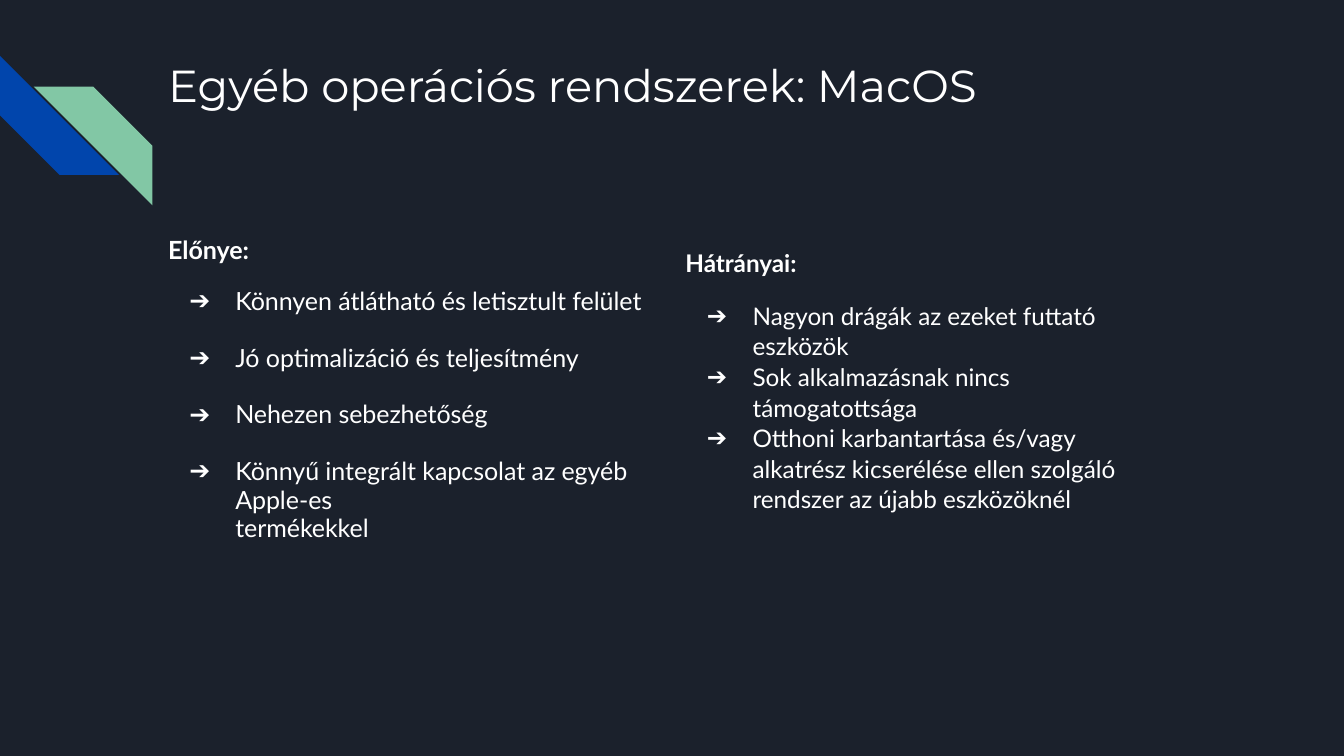
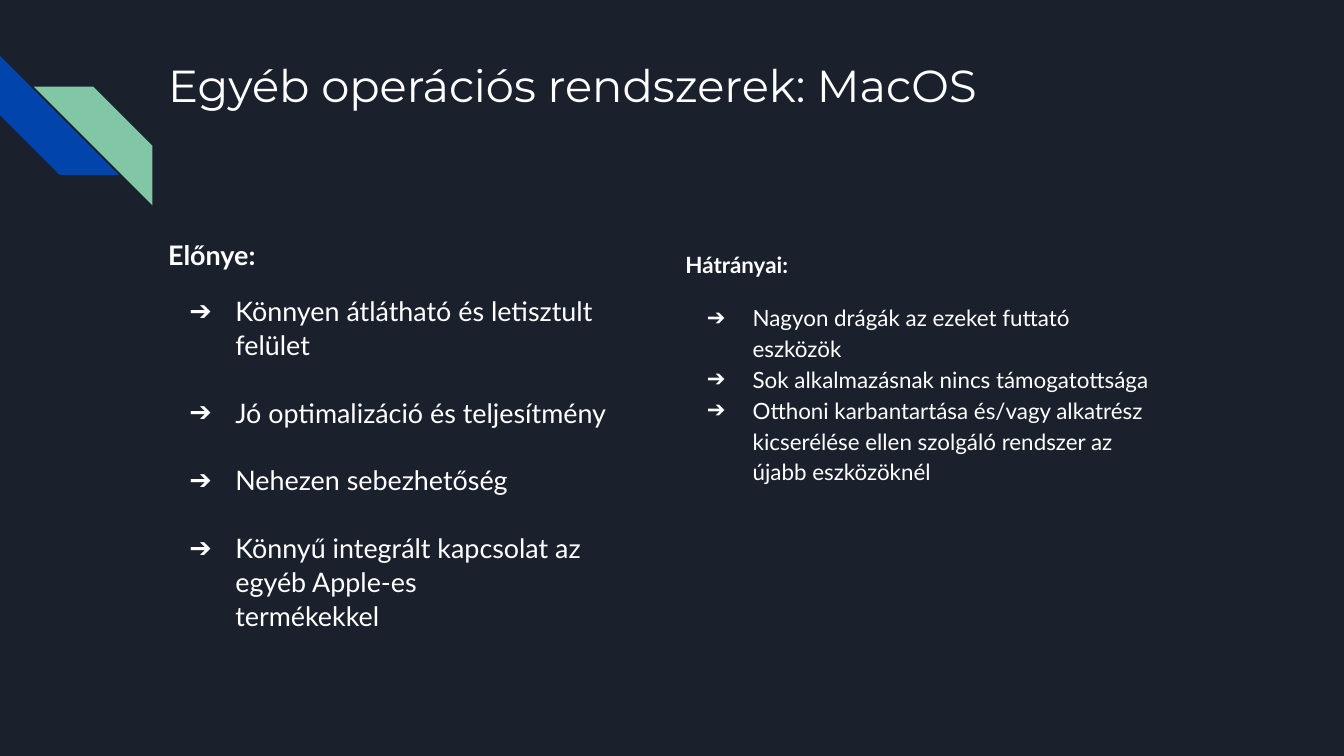
Before and after one commit to SNRobi/Op.-rendszer, a slide deck: slide 19 of Op. rendszerek utazási irodának.pptx. Drawn at 1344x756 pixels with LibreOffice and Linux fonts; fonts in the diff are those of the drawing. Boxes give left, top, right and bottom in pixels: in the first picture for what was removed or moved away, otherwise in the second. Text is boxed around its words. In the diff, an @@ line names an element or a change of style, - is before the commit and + after.

```diff
--- a/Op. rendszerek utazási irodának.pptx
+++ b/Op. rendszerek utazási irodának.pptx
@@ text "Előnye:" at (x1=168, y1=245, x2=606, y2=627): size 13.3 to 14.4 pt; line spacing 0.95 to 1.05 @@
@@ text "Hátrányai:" at (x1=685, y1=256, x2=1148, y2=484): size 13 to 12 pt; line spacing 1.05 to 1.15 @@
```
Also in this commit, not shown: 3 other slides changed.
